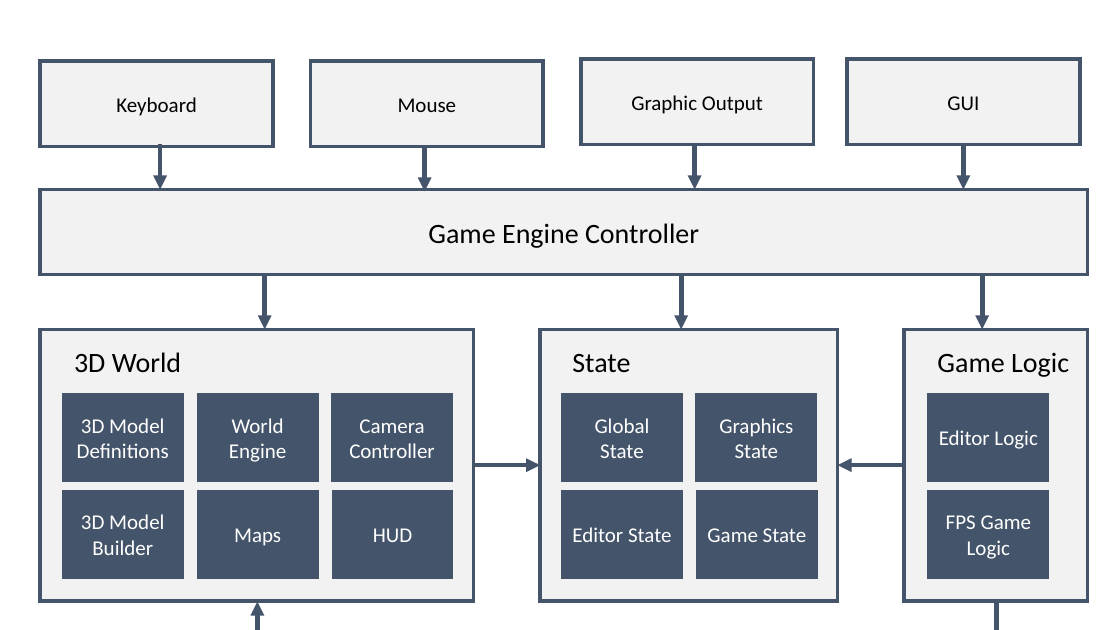
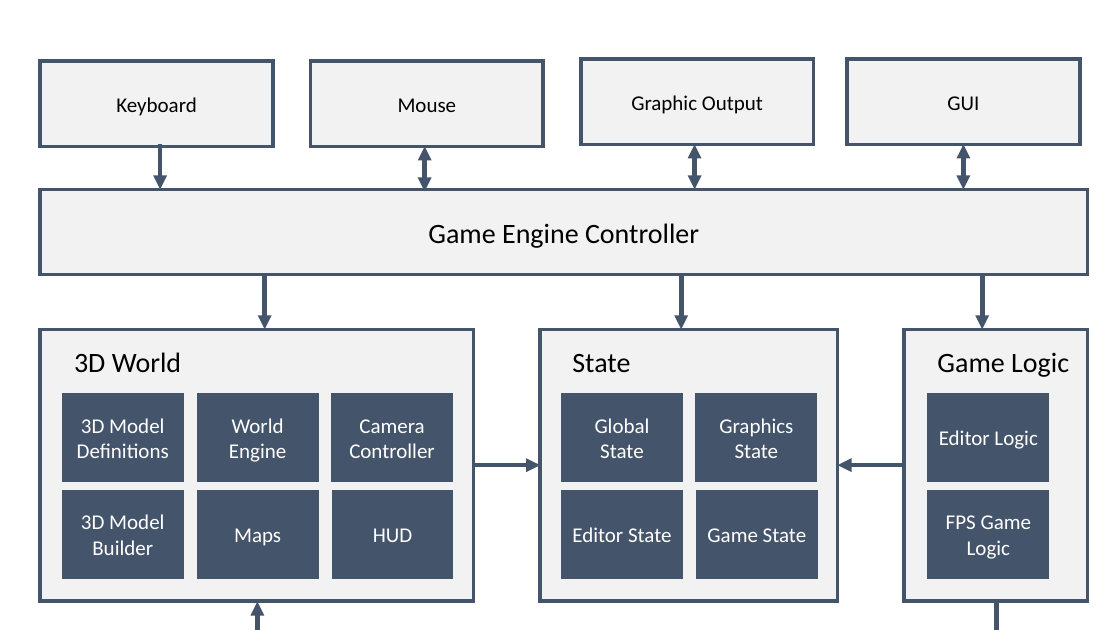
Before and after one commit to Sariohara/KihonEngine, a slide deck: slide 1 of doc/ArchitectureDiagram.pptx. Drawn at 1120x630 pixels with LibreOffice and Linux fonts; fonts in the diff are those of the drawing. Boxes give left, top, right and bottom in pixels: in the first picture for what was removed or moved away, otherwise in the second. Text is boxed around its words. In the diff, an @@ line names an element or a change of style, - is before the commit and + after.

```diff
--- a/doc/ArchitectureDiagram.pptx
+++ b/doc/ArchitectureDiagram.pptx
@@ arrow (425, 146) - (425, 192): arrow to double arrow @@
@@ arrow (695, 145) - (695, 189): arrow to double arrow @@
@@ arrow (964, 145) - (964, 189): arrow to double arrow @@
```
Also in this commit, not shown: 1 other file.
